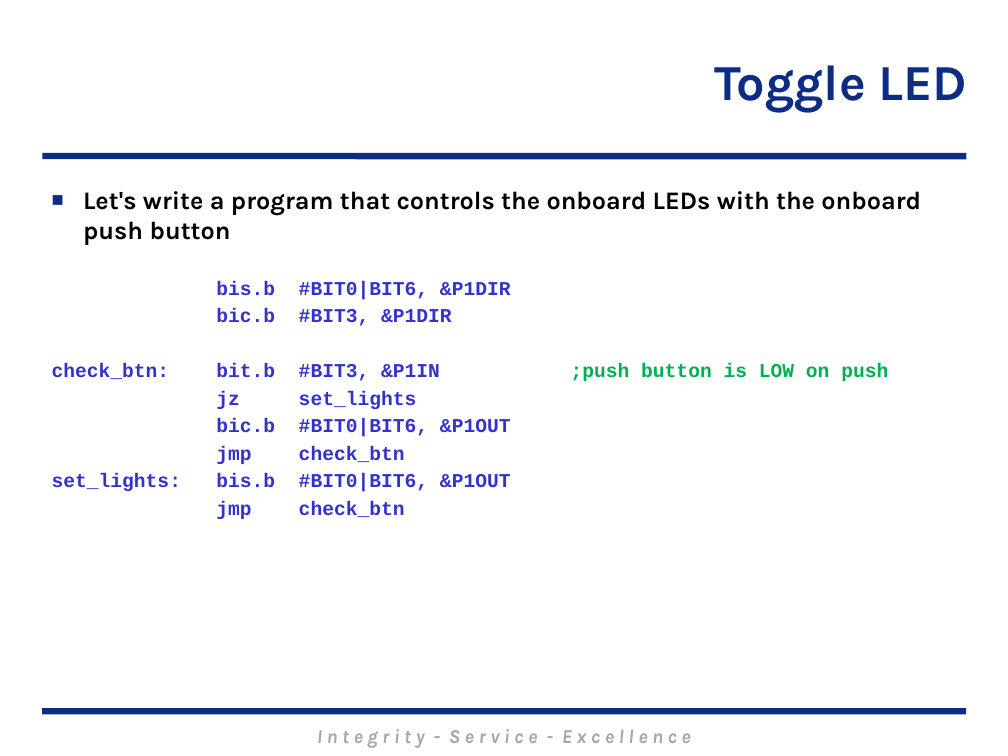
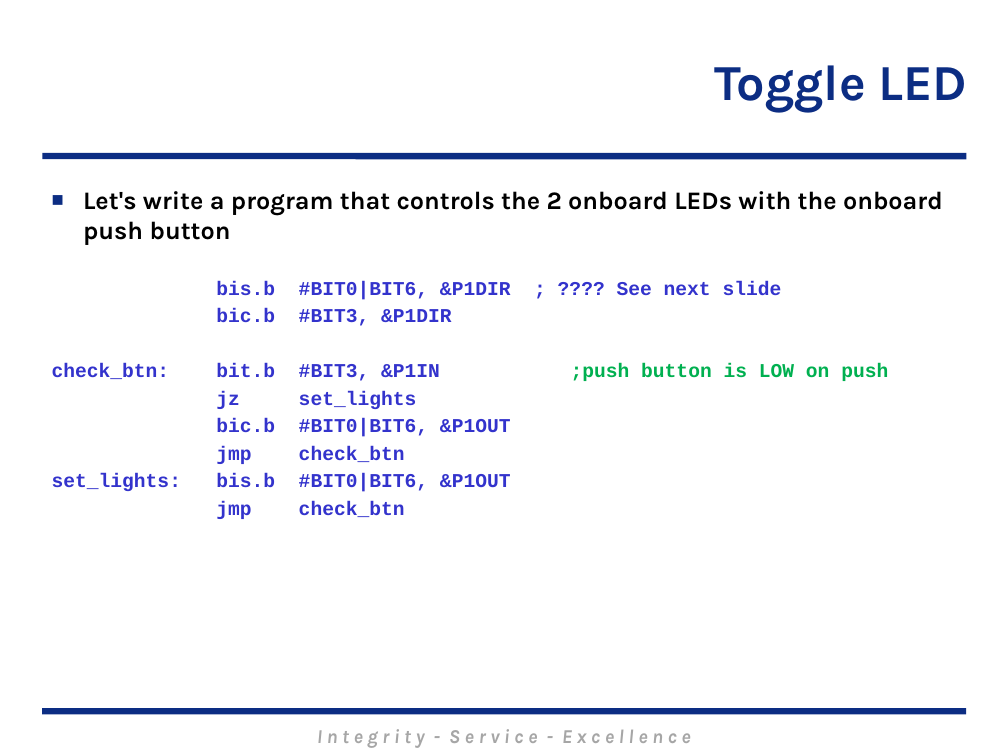
Before and after one commit to MarsUniversity/ECE382, a slide deck: slide 15 of source/lessons/lsn13/Lsn13.pptx (slide 12 before the commit). Drawn at 1008x756 pixels with LibreOffice and Linux fonts; fonts in the diff are those of the drawing; background and template pictures are left out. Boxes give left, top, right and bottom in pixels: in the first picture for what was removed or moved away, otherwise in the second. Text is boxed around its words. In the diff, an @@ line names an element or a change of style, - is before the commit and + after.

```diff
--- a/source/lessons/lsn13/Lsn13.pptx
+++ b/source/lessons/lsn13/Lsn13.pptx
@@ text at (83, 191, 943, 322): text changed @@
-■ Let's write a program that controls the onboard LEDs with the onboard push button
-bis.b #BIT0|BIT6, &P1DIR
+■ Let's write a program that controls the 2 onboard LEDs with the onboard push button
+bis.b #BIT0|BIT6, &P1DIR ; ???? See next slide
```
Also in this commit, not shown: 3 other slides changed, 1 slide added, 25 other files.
